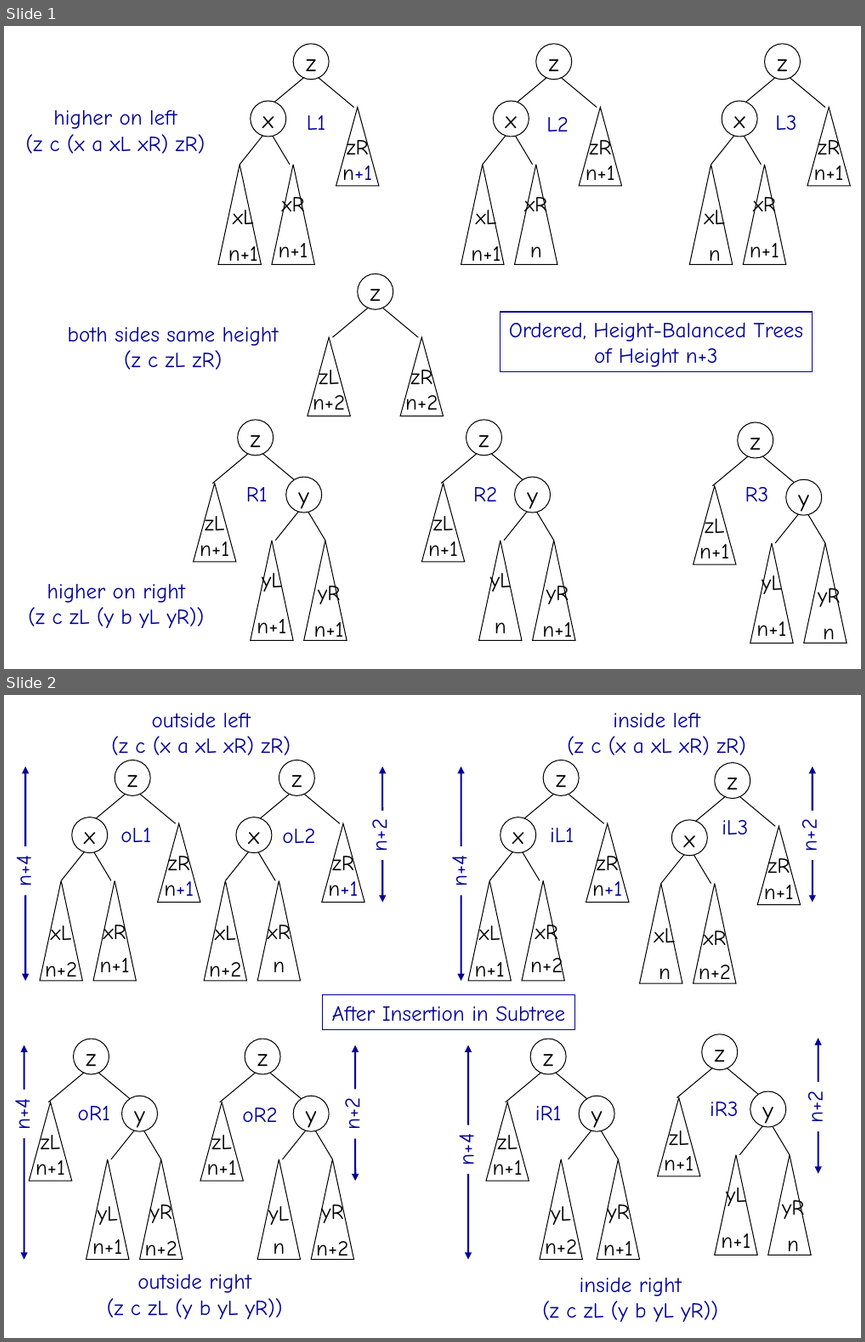
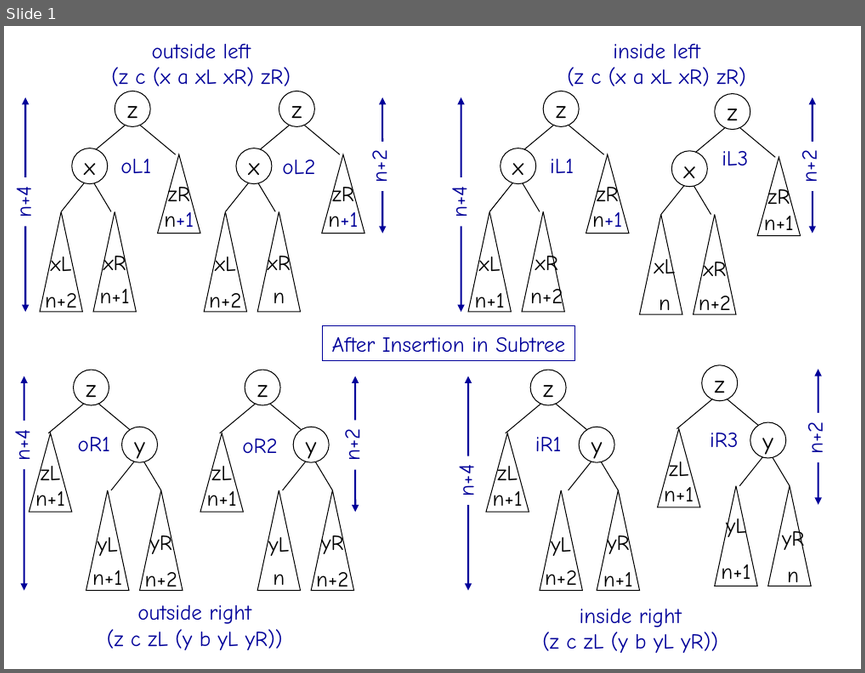
Before and after one commit to rexpage/LogicBook, a slide deck: Sources/rotationdiagrams.ppt. Shown one above the other, each under a label of ours: slides 1 and 2 before the commit, slide 1 after it. The pictures are 865x1342 and 865x673 pixels, drawn with LibreOffice and Linux fonts; fonts in the diff are those of the drawing. Boxes give left, top, right and bottom in pixels: in the first picture for what was removed or moved away, otherwise in the second. Text is boxed around its words. In the diff, an @@ line names an element or a change of style, - is before the commit and + after.

```diff
--- a/Sources/rotationdiagrams.ppt
+++ b/Sources/rotationdiagrams.ppt
@@ slide 1 removed at [4,26,861,669], background #FFFFFF @@
@@ text removed at [26,110,205,154] @@
-higher on left
-(z c (x a xL xR) zR)
@@ text removed at [307,115,326,130] @@
-L1
@@ group removed at [460,44,622,265]: 6 texts, 4 lines, 3 triangles, 2 ellipses @@
-xR
-n
-z
-x
-xL
-n+1
-zR
-n+1
-L2
@@ text removed at [775,115,796,130] @@
-L3
@@ group removed at [218,44,378,265]: 5 texts, 4 lines, 3 triangles, 2 ellipses @@
-xR
-n+1
-z
-x
-xL
-n+1
-zR
-n+1
@@ group removed at [689,44,850,265]: 5 texts, 4 lines, 3 triangles, 2 ellipses @@
-xR
-n+1
-z
-x
-xL
-n
-zR
-n+1
@@ text removed at [68,326,279,369] @@
-both sides same height
-(z c zL zR)
@@ rectangle removed at [500,312,812,371] @@
-Ordered, Height-Balanced Trees
-of Height n+3
@@ group removed at [307,273,443,416]: 3 texts, 2 lines, 2 triangles, 1 ellipse @@
-z
-zL
-n+2
-zR
-n+2
@@ text removed at [246,487,268,501] @@
-R1
@@ text removed at [473,487,497,501] @@
-R2
@@ text removed at [745,487,769,501] @@
-R3
@@ group removed at [194,420,347,641]: 5 texts, 4 lines, 3 triangles, 2 ellipses @@
-z
-y
-yR
-n+1
-yL
-n+1
-zL
-n+1
@@ group removed at [421,420,575,641]: 5 texts, 4 lines, 3 triangles, 2 ellipses @@
-z
-y
-yR
-n+1
-yL
-n
-zL
-n+1
@@ group removed at [692,422,846,643]: 5 texts, 4 lines, 3 triangles, 2 ellipses @@
-z
-y
-yR
-n
-yL
-n+1
-zL
-n+1
@@ text removed at [28,584,205,628] @@
-higher on right
-(z c zL (y b yL yR))
@@ what was slide 2 is now slide 1 @@
```
Also in this commit, not shown: 28 other files.
